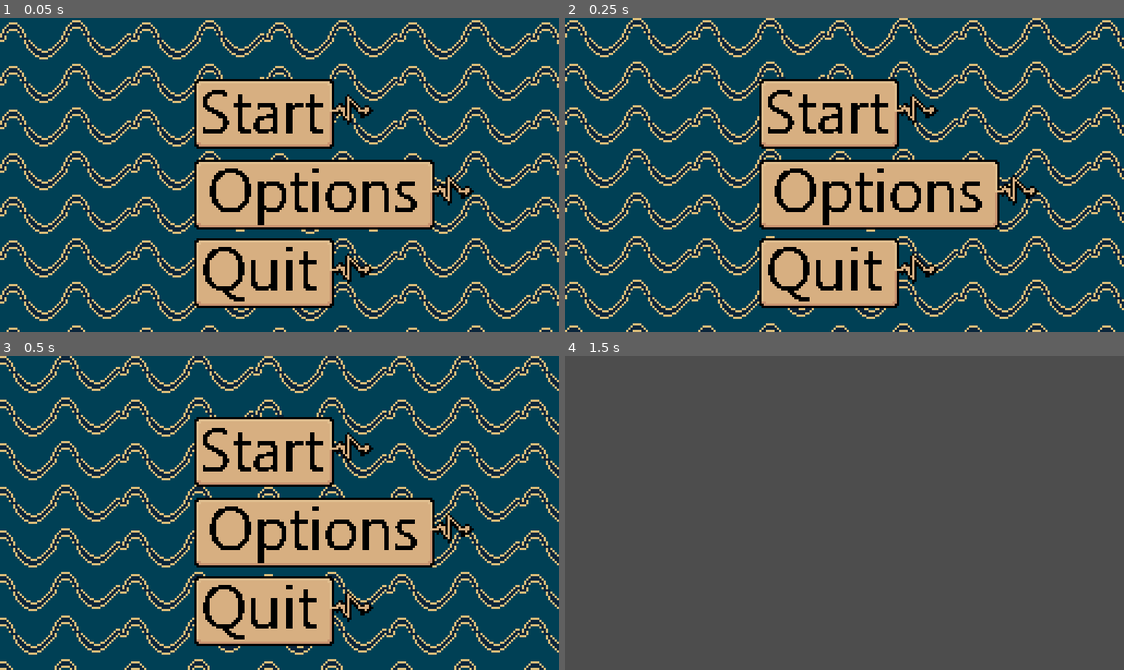
Above: before the commit, frames 1-4 (two rows, left to right).
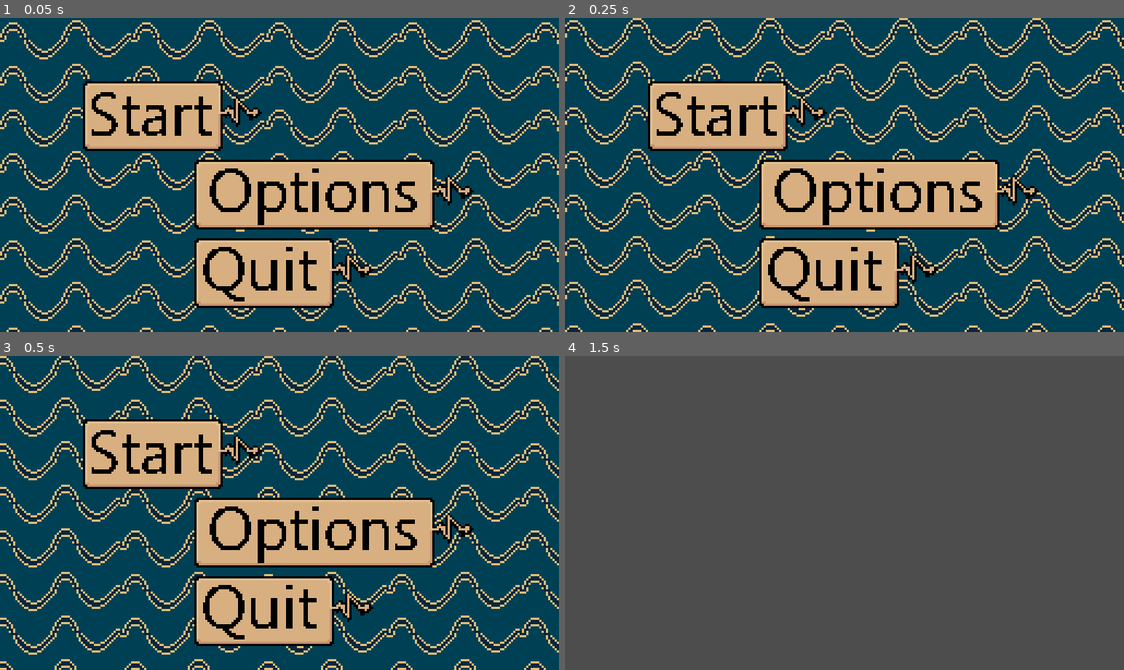
Above: after the commit, the same moments.

Repository: Zeis697538/Signalverarbeiung-Game
Game: Godot game, scene res://main_menu.tscn
Same seed, same stepped clock (60 frames per second), same inputs: the game is played once before the commit and once after it. This scene is started directly instead of the project's main scene.
Inputs (mouse positions are in pixels of both pictures, inside the frame that each line leads up to; where the layout moved, square brackets give the same spot in the first picture):
- Up to frame 1 (0.05 s): no input
- Up to frame 2 (0.25 s): no input
- Up to frame 3 (0.5 s): no input
- Up to frame 4 (1.5 s): click (743, 453) [855, 453] at 0.5 s; tap Enter at 1.25 s

The runs differ from the first frame. In frame 1, 8.7% of the frame differs, in the area x 14-67%, y 19-43%; in frame 2, 8.8%; in frame 3, 8.9%; in frame 4, nothing differs.

Commit message:
moved button

Diff:
--- a/main_menu.tscn
+++ b/main_menu.tscn
@@ -38,10 +38,10 @@
 
 [node name="Start" type="TextureButton" parent="Button_manager"]
 layout_mode = 0
-offset_left = 89.0
-offset_top = 28.0
-offset_right = 179.0
-offset_bottom = 60.0
+offset_left = 38.0
+offset_top = 29.0
+offset_right = 128.0
+offset_bottom = 61.0
 texture_normal = ExtResource("2_qe12f")
 texture_hover = ExtResource("5_dy7ct")
 
